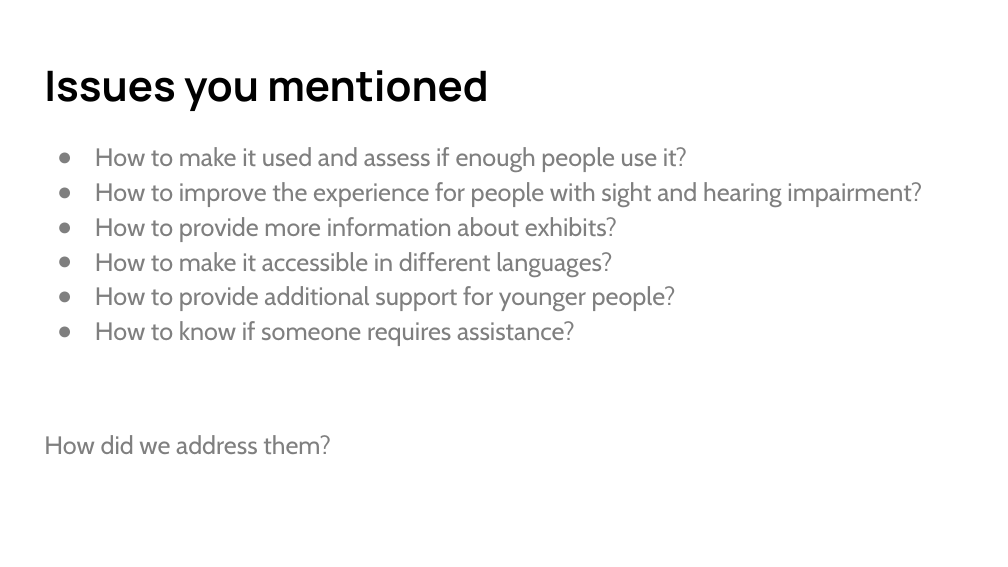
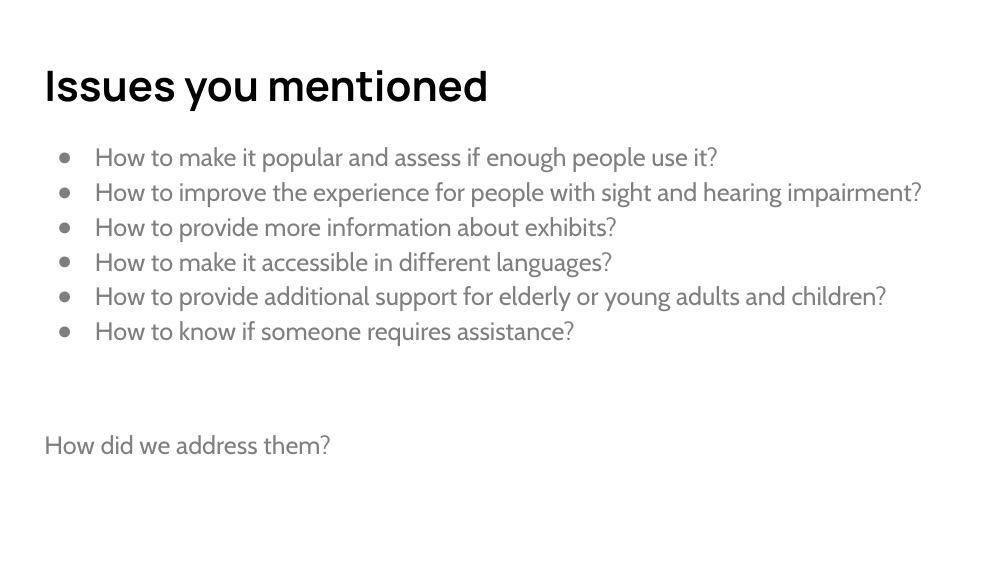
Before and after one commit to Glasgow19/team-5, a slide deck: slide 6 of presentation.pptx. Drawn at 1008x567 pixels with LibreOffice and Linux fonts; fonts in the diff are those of the drawing. Boxes give left, top, right and bottom in pixels: in the first picture for what was removed or moved away, otherwise in the second. Text is boxed around its words. In the diff, an @@ line names an element or a change of style, - is before the commit and + after.

```diff
--- a/presentation.pptx
+++ b/presentation.pptx
@@ text at (x1=95, y1=147, x2=718, y2=172): text changed @@
-● How to make it used and assess if enough people use it?
+● How to make it popular and assess if enough people use it?
@@ text at (x1=95, y1=286, x2=887, y2=311): text changed @@
-● How to provide additional support for younger people?
+● How to provide additional support for elderly or young adults and children?
```
Also in this commit, not shown: 8 other slides changed.
